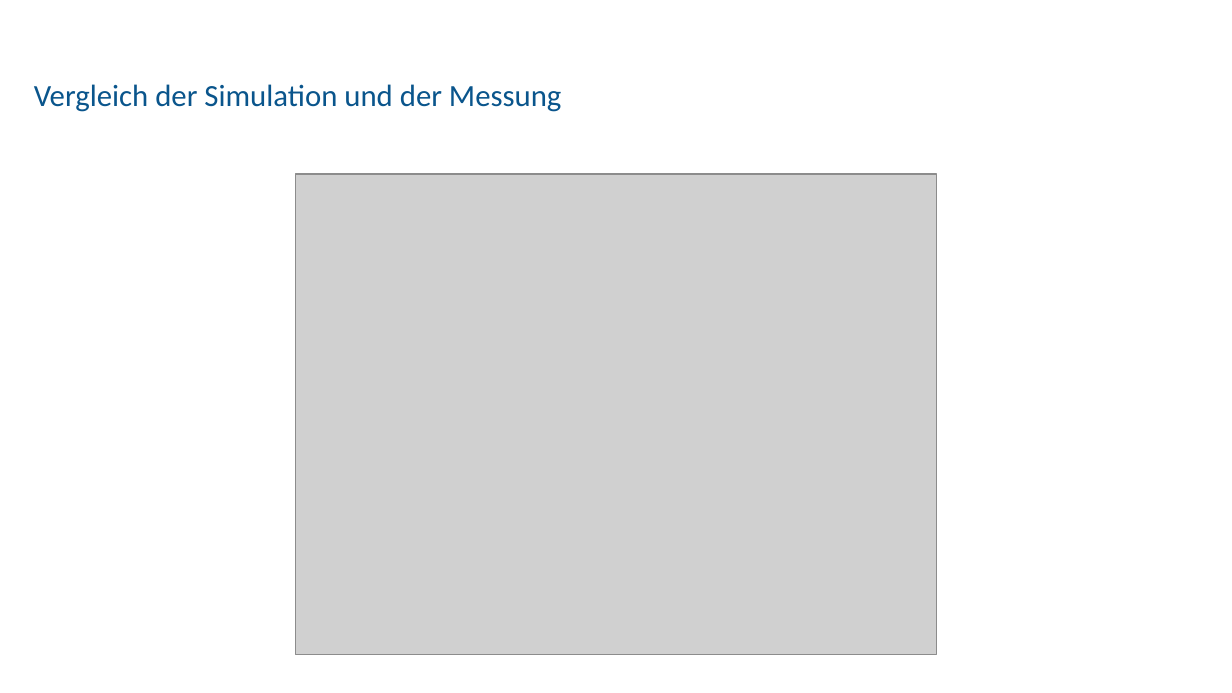
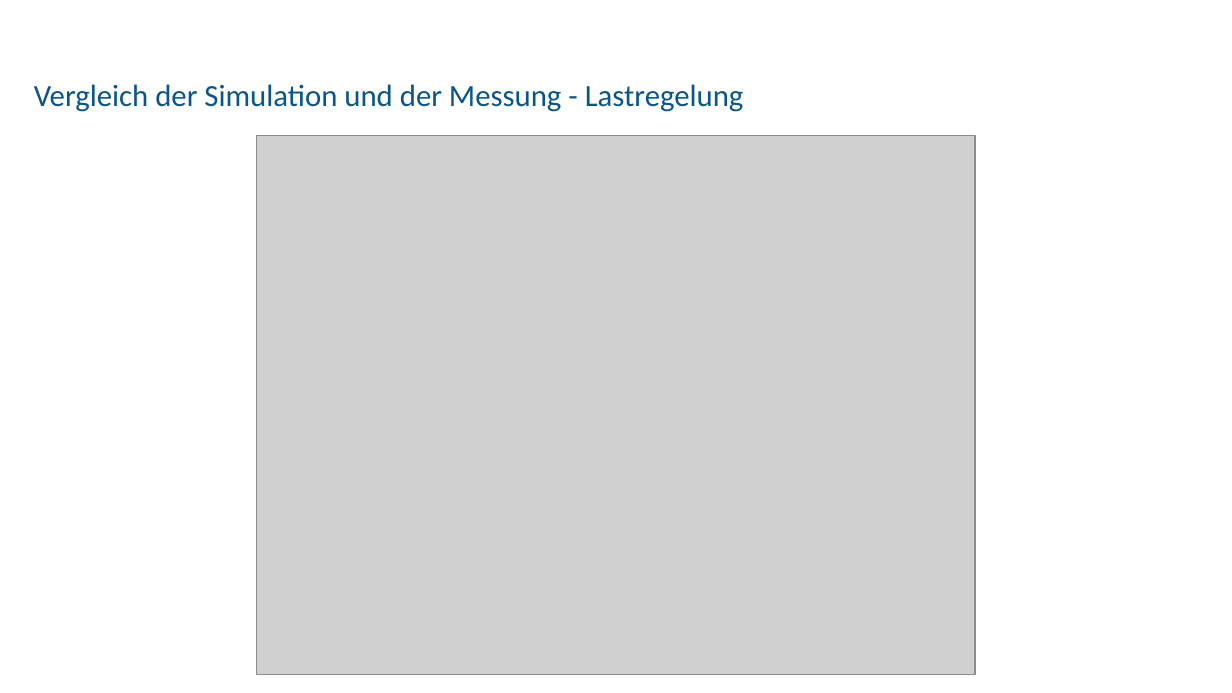
Before and after one commit to mimeiners/ASLK_PRO, a slide deck: slide 12 of docs/img/Experiment_11/Präsentation_ANS_LDO.pptx (slide 11 before the commit). Drawn at 1232x693 pixels with LibreOffice and Linux fonts; fonts in the diff are those of the drawing; grey boxes stand for pictures; background and template pictures are left out. Boxes give left, top, right and bottom in pixels: in the first picture for what was removed or moved away, otherwise in the second. Text is boxed around its words. In the diff, an @@ line names an element or a change of style, - is before the commit and + after.

```diff
--- a/docs/img/Experiment_11/Präsentation_ANS_LDO.pptx
+++ b/docs/img/Experiment_11/Präsentation_ANS_LDO.pptx
@@ title at (x1=34, y1=84, x2=744, y2=112): text changed @@
-Vergleich der Simulation und der Messung
+Vergleich der Simulation und der Messung - Lastregelung
@@ picture resized from (x1=296, y1=174, x2=936, y2=654) to (x1=256, y1=136, x2=975, y2=674) @@
```
Also in this commit, not shown: 7 other slides changed, 3 slides added, 2 slides removed, 5 other files.
